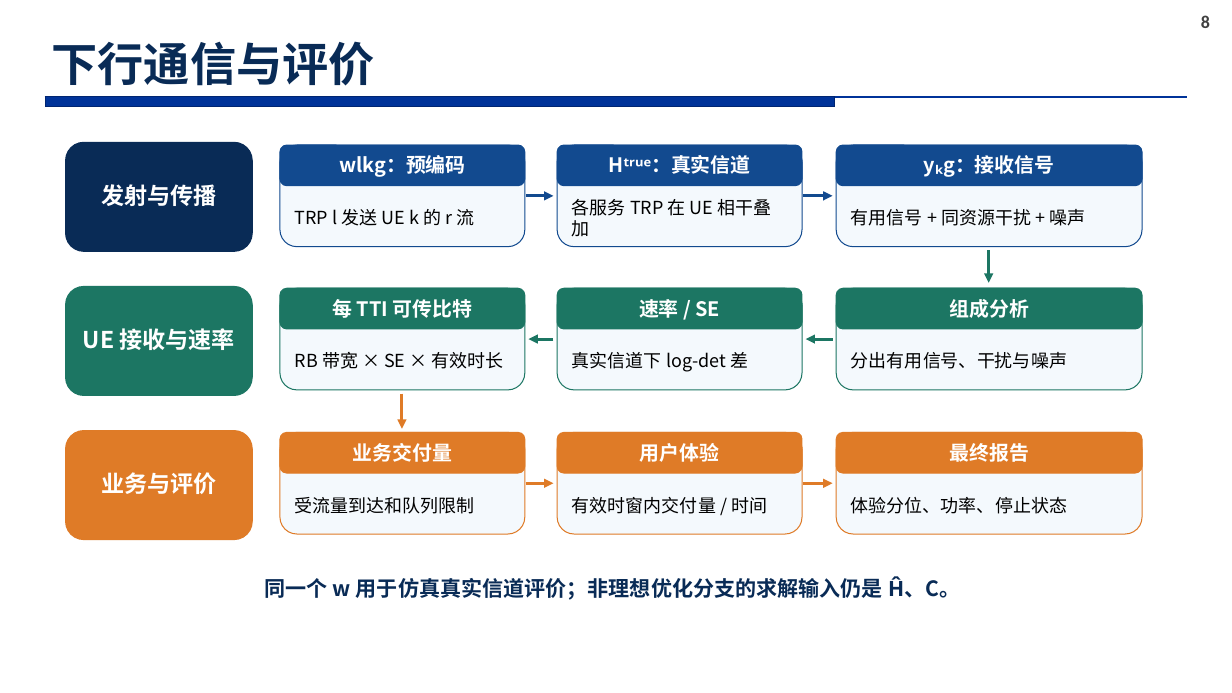
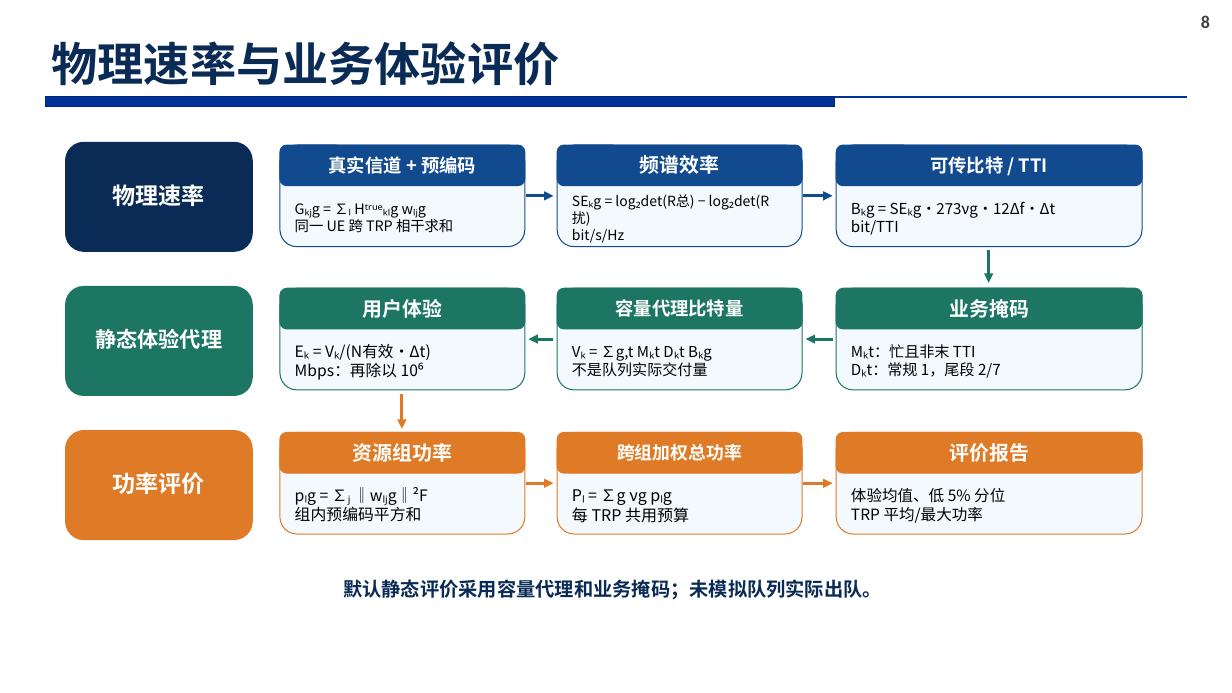
Before and after one commit to soysoybean0924-hash/CF-MultiTRP-Optimization, a slide deck: slide 8 of docs/research_ppt_20261020/CHASI_研究汇报_研究计划表达_20261020.pptx. Drawn at 1232x693 pixels with LibreOffice and Linux fonts; fonts in the diff are those of the drawing; background and template pictures are left out. Boxes give left, top, right and bottom in pixels: in the first picture for what was removed or moved away, otherwise in the second. Text is boxed around its words. In the diff, an @@ line names an element or a change of style, - is before the commit and + after.

```diff
--- a/docs/research_ppt_20261020/CHASI_研究汇报_研究计划表达_20261020.pptx
+++ b/docs/research_ppt_20261020/CHASI_研究汇报_研究计划表达_20261020.pptx
@@ title at (51, 41, 559, 86): text changed @@
-下行通信与评价
+物理速率与业务体验评价
@@ text at (329, 156, 476, 174): text changed; size 15.5 to 14.3 pt @@
-wlkg：预编码
+真实信道 + 预编码
@@ text at (640, 155, 720, 174): text changed @@
-Hᵗʳᵘᵉ：真实信道
+频谱效率
@@ text at (930, 156, 1048, 174): text changed; size 15.5 to 14.3 pt @@
-yₖg：接收信号
+可传比特 / TTI
@@ text at (113, 184, 205, 206): text changed @@
-发射与传播
+物理速率
@@ text at (295, 209, 453, 233): text changed; size 14 to 11.2 pt @@
-TRP l 发送 UE k 的 r 流
+Gₖⱼg = ∑ₗ Hᵗʳᵘᵉₖₗg wₗⱼg
+同一 UE 跨 TRP 相干求和
@@ text at (851, 201, 1055, 235): text changed; size 14 to 11.8 pt @@
-有用信号 + 同资源干扰 + 噪声
+Bₖg = SEₖg·273νg·12Δf·Δt
+bit/TTI
@@ text at (572, 229, 624, 243): text changed; size 14 to 10.9 pt @@
-各服务 TRP 在 UE 相干叠加
+SEₖg = log₂det(R总) − log₂det(R扰)
+bit/s/Hz
@@ text at (363, 299, 443, 318): text changed @@
-每 TTI 可传比特
+用户体验
@@ text at (615, 299, 743, 317): text changed; size 15.5 to 14.3 pt @@
-速率 / SE
+容量代理比特量
@@ text at (949, 299, 1029, 318): text changed @@
-组成分析
+业务掩码
@@ text at (96, 329, 223, 349): text changed; size 18 to 16.5 pt @@
-UE 接收与速率
+静态体验代理
@@ text at (295, 344, 431, 380): text changed; size 14 to 12.2 pt @@
-RB 带宽 × SE × 有效时长
+Eₖ = Vₖ/(N有效·Δt)
+Mbps：再除以 10⁶
@@ text at (572, 346, 708, 377): text changed; size 14 to 11.7 pt @@
-真实信道下 log-det 差
+Vₖ = ∑g,t Mₖt Dₖt Bₖg
+不是队列实际交付量
@@ text at (872, 344, 1001, 378): text changed; size 14 to 11.8 pt @@
-分出有用信号、干扰与噪声
+Mₖt：忙且非末 TTI
+Dₖt：常规 1，尾段 2/7
@@ text at (353, 443, 452, 462): text changed @@
-业务交付量
+资源组功率
@@ text at (617, 444, 742, 461): text changed; size 15.5 to 13.9 pt @@
-用户体验
+跨组加权总功率
@@ text at (949, 443, 1029, 462): text changed @@
-最终报告
+评价报告
@@ text at (113, 472, 205, 494): text changed @@
-业务与评价
+功率评价
@@ text at (295, 487, 428, 522): text changed; size 14 to 12.3 pt @@
-受流量到达和队列限制
+pₗg = ∑ⱼ ‖wₗⱼg‖²F
+组内预编码平方和
@@ text at (572, 489, 689, 523): text changed; size 14 to 12.5 pt @@
-有效时窗内交付量 / 时间
+Pₗ = ∑g νg pₗg
+每 TRP 共用预算
@@ text at (851, 488, 1005, 523): text changed; size 14 to 12.1 pt @@
-体验分位、功率、停止状态
+体验均值、低 5% 分位
+TRP 平均/最大功率
@@ text at (343, 579, 882, 600): text changed; size 16.4 to 15 pt @@
-同一个 w 用于仿真真实信道评价；非理想优化分支的求解输入仍是 Ĥ、C。
+默认静态评价采用容量代理和业务掩码；未模拟队列实际出队。
```
Also in this commit, not shown: 1 slide added, 1 slide removed.
